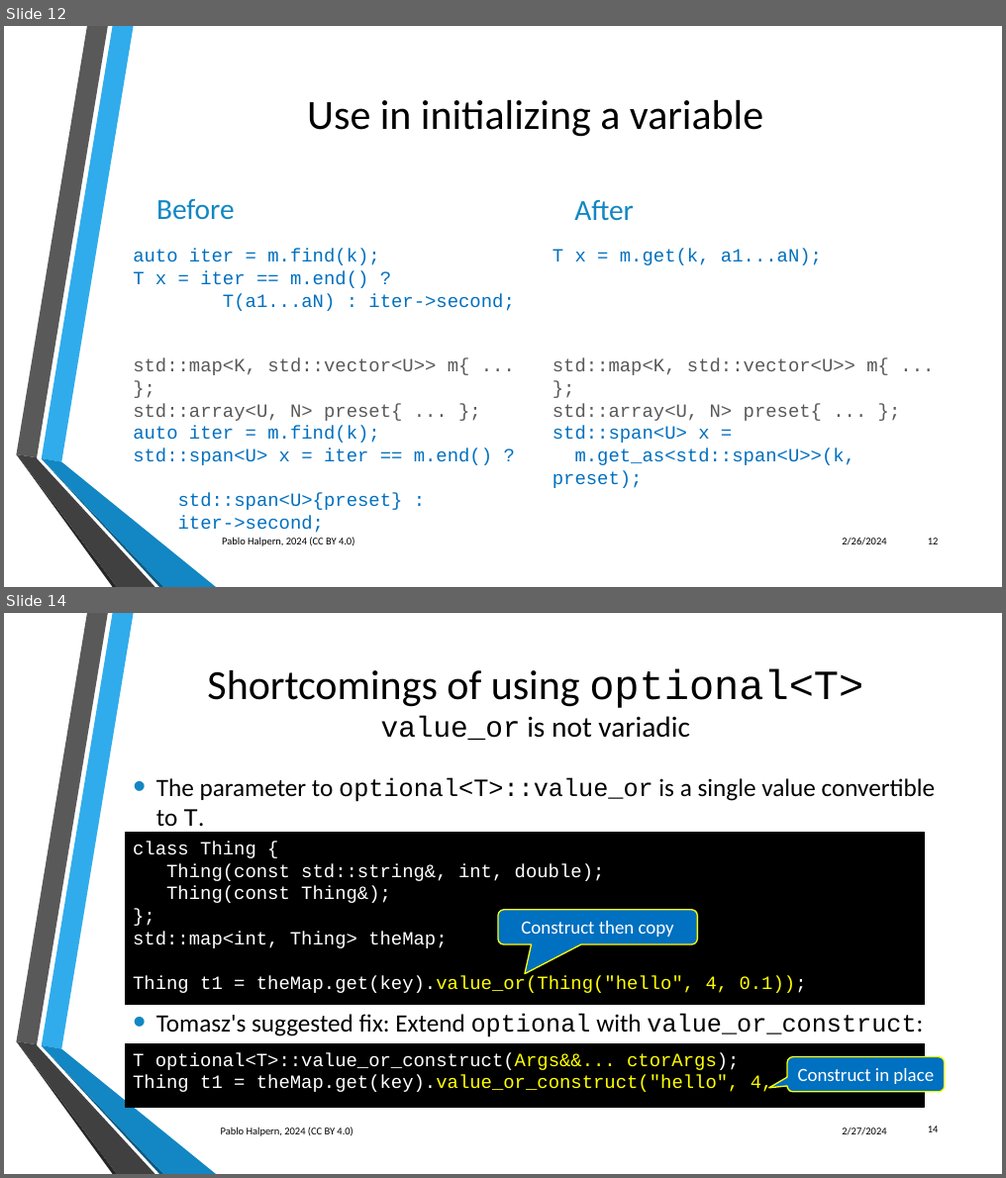
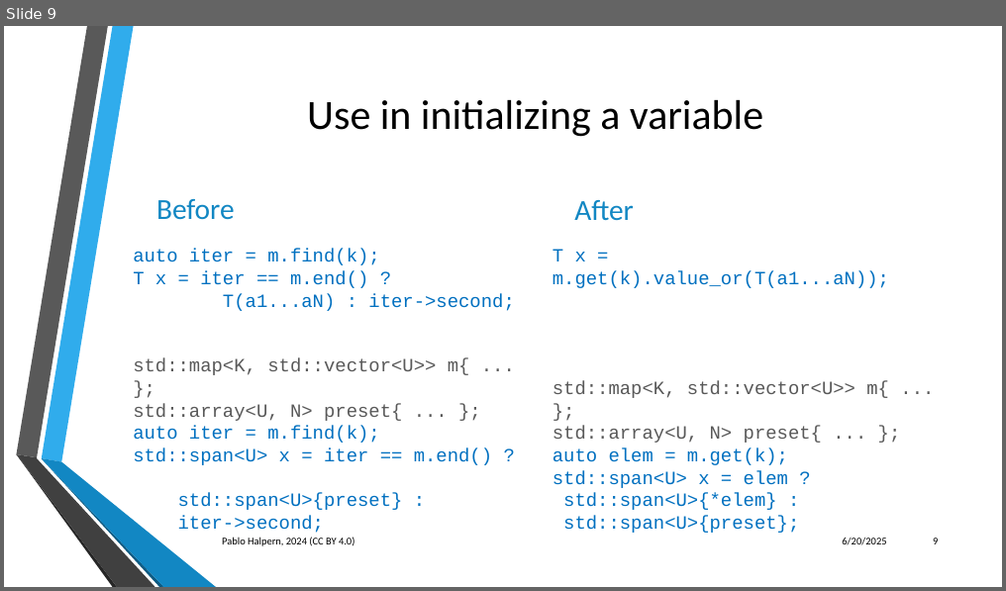
Before and after one commit to phalpern/WG21-halpern, a slide deck: P3091-map_lookup/P3091 Better lookups for map and unordered_map.pptx. Shown one above the other, each under a label of ours: slides 12 and 14 before the commit, slide 9 after it; the slides between them are not shown. The pictures are 1006x1178 and 1006x591 pixels, drawn with LibreOffice and Linux fonts; fonts in the diff are those of the drawing; background and template pictures are left out. Boxes give left, top, right and bottom in pixels: in the first picture for what was removed or moved away, otherwise in the second. Text is boxed around its words. In the diff, an @@ line names an element or a change of style, - is before the commit and + after.

Commit message:
D3091R4: Update for constexpr and flat_map

```diff
--- a/P3091-map_lookup/P3091 Better lookups for map and unordered_map.pptx
+++ b/P3091-map_lookup/P3091 Better lookups for map and unordered_map.pptx
@@ slide 14 removed at [4, 613, 1002, 1174], background picture (left out); not listed: 6 template elements that a slide beside it also shows @@
@@ title removed at [207, 668, 863, 740] @@
-Shortcomings of using optional<T>
-value_or is not variadic
@@ text removed at [156, 777, 936, 1038] @@
-• The parameter to optional<T>::value_or is a single value convertible to T.
-• Tomasz's suggested fix: Extend optional with value_or_construct:
@@ rectangle removed at [126, 833, 924, 1004] @@
-class Thing {
-Thing(const std::string&, int, double);
-Thing(const Thing&);
-};
-std::map<int, Thing> theMap;
-Thing t1 = theMap.get(key).value_or(Thing("hello", 4, 0.1));
@@ rounded speech box removed at [498, 910, 697, 946] @@
-Construct then copy
@@ rectangle removed at [126, 1045, 924, 1107] @@
-T optional<T>::value_or_construct(Args&&... ctorArgs);
-Thing t1 = theMap.get(key).value_or_construct("hello", 4, 0.1);
@@ rounded speech box removed at [787, 1057, 944, 1092] @@
-Construct in place
@@ text removed at [221, 1127, 352, 1137] @@
-Pablo Halpern, 2024 (CC BY 4.0)
@@ text removed at [842, 1128, 886, 1136] @@
-2/27/2024
@@ page number removed at [928, 1126, 939, 1133] @@
-14
@@ what was slide 12 is now slide 9 @@
@@ slide 9 changed as well @@
@@ text at [552, 249, 889, 533]: text changed @@
-T x = m.get(k, a1...aN);
-std::map<K, std::vector<U>> m{ ... };
-std::array<U, N> preset{ ... };
-std::span<U> x =
-m.get_as<std::span<U>>(k, preset);
+T x = m.get(k).value_or(T(a1...aN));
+std::map<K, std::vector<U>> m{ ... };
+std::array<U, N> preset{ ... };
+auto elem = m.get(k);
+std::span<U> x = elem ?
+std::span<U>{*elem} :
+std::span<U>{preset};
@@ text at [842, 538, 886, 546]: text changed @@
-2/26/2024
+6/20/2025
@@ page number at [933, 538, 938, 545]: text changed @@
-12
+9
```
Also in this commit, not shown: 10 other slides changed, 7 other slides removed, 9 other files.
